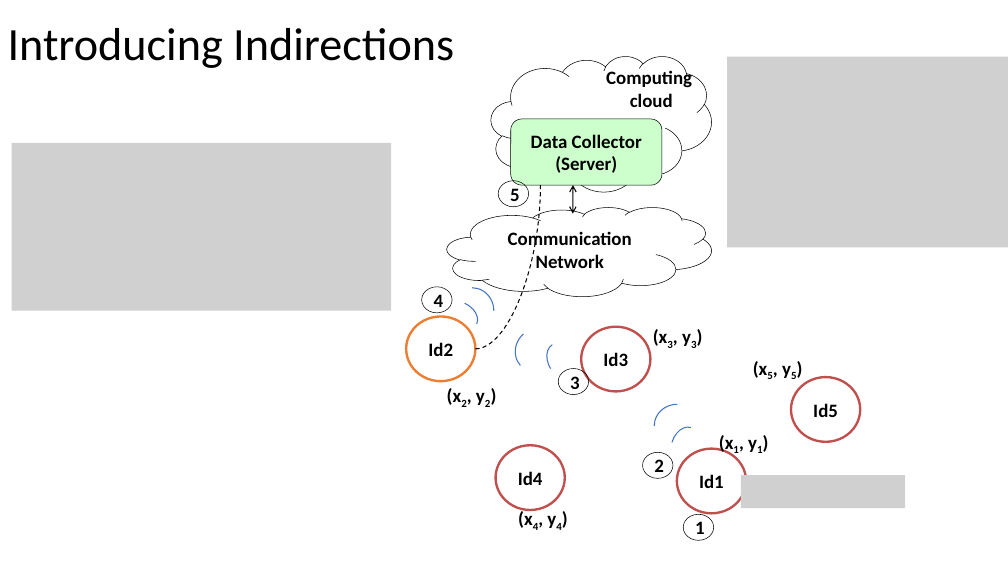
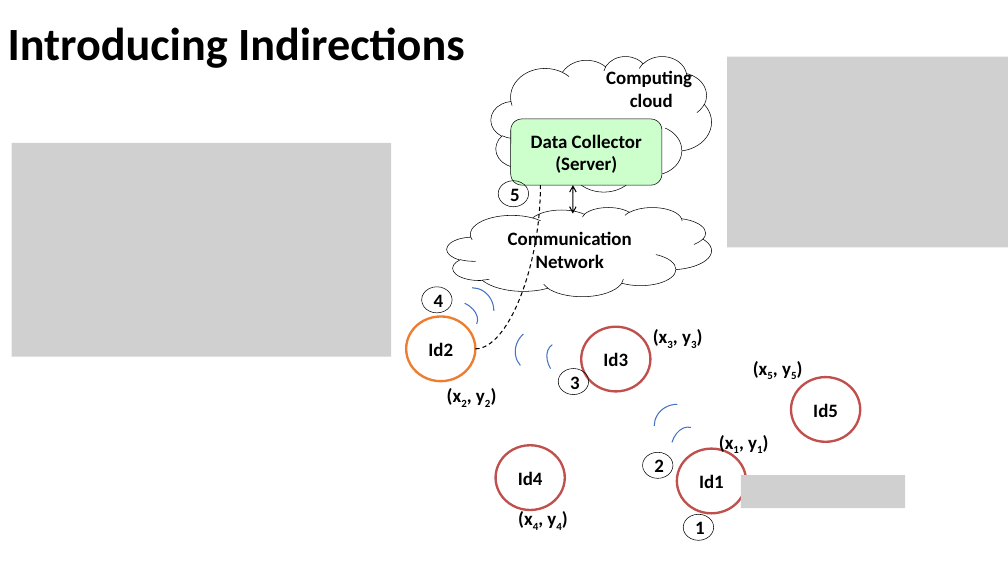
Before and after one commit to anuj-dimri25/Random-Delay-and-Indirections, a slide deck: slide 14 of proposal_dec.pptx (slide 11 before the commit). Drawn at 1008x567 pixels with LibreOffice and Linux fonts; fonts in the diff are those of the drawing; grey boxes stand for pictures. Boxes give left, top, right and bottom in pixels: in the first picture for what was removed or moved away, otherwise in the second. Text is boxed around its words. In the diff, an @@ line names an element or a change of style, - is before the commit and + after.

```diff
--- a/proposal_dec.pptx
+++ b/proposal_dec.pptx
@@ title "Introducing Indirections" at box(8, 27, 465, 68): bold on @@
@@ picture: place and size @@
-picture at box(11, 143, 391, 311)
+picture at box(11, 143, 391, 357)
```
Also in this commit, not shown: 24 other slides changed, 10 slides added, 2 slides removed.
